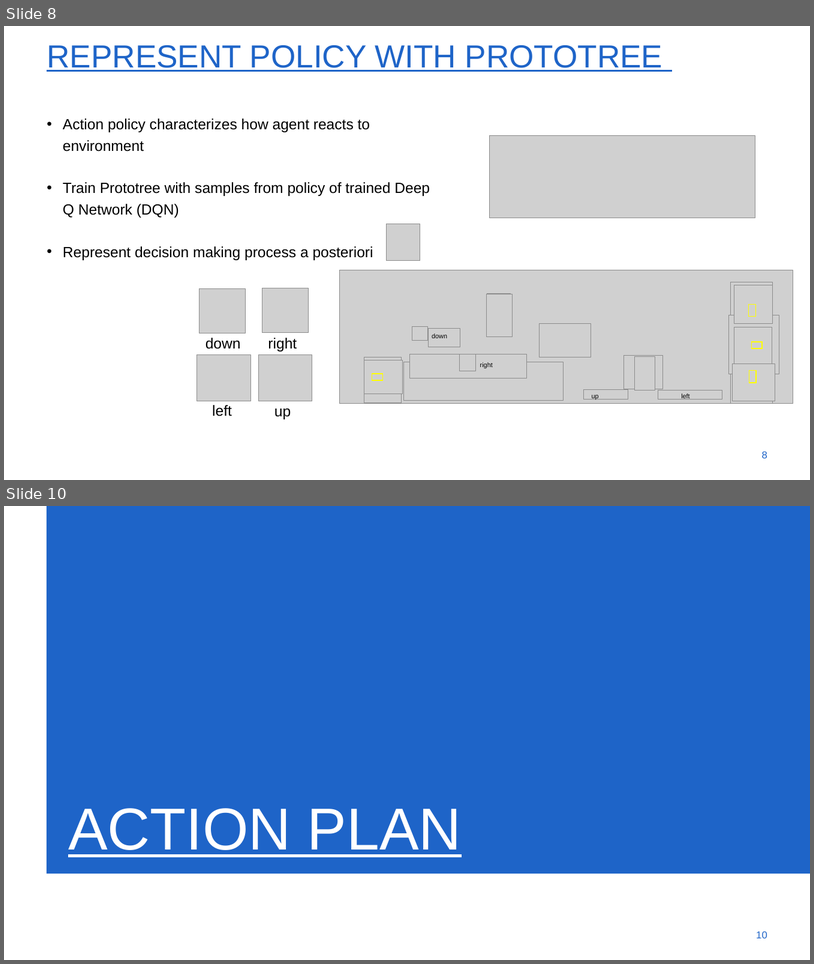
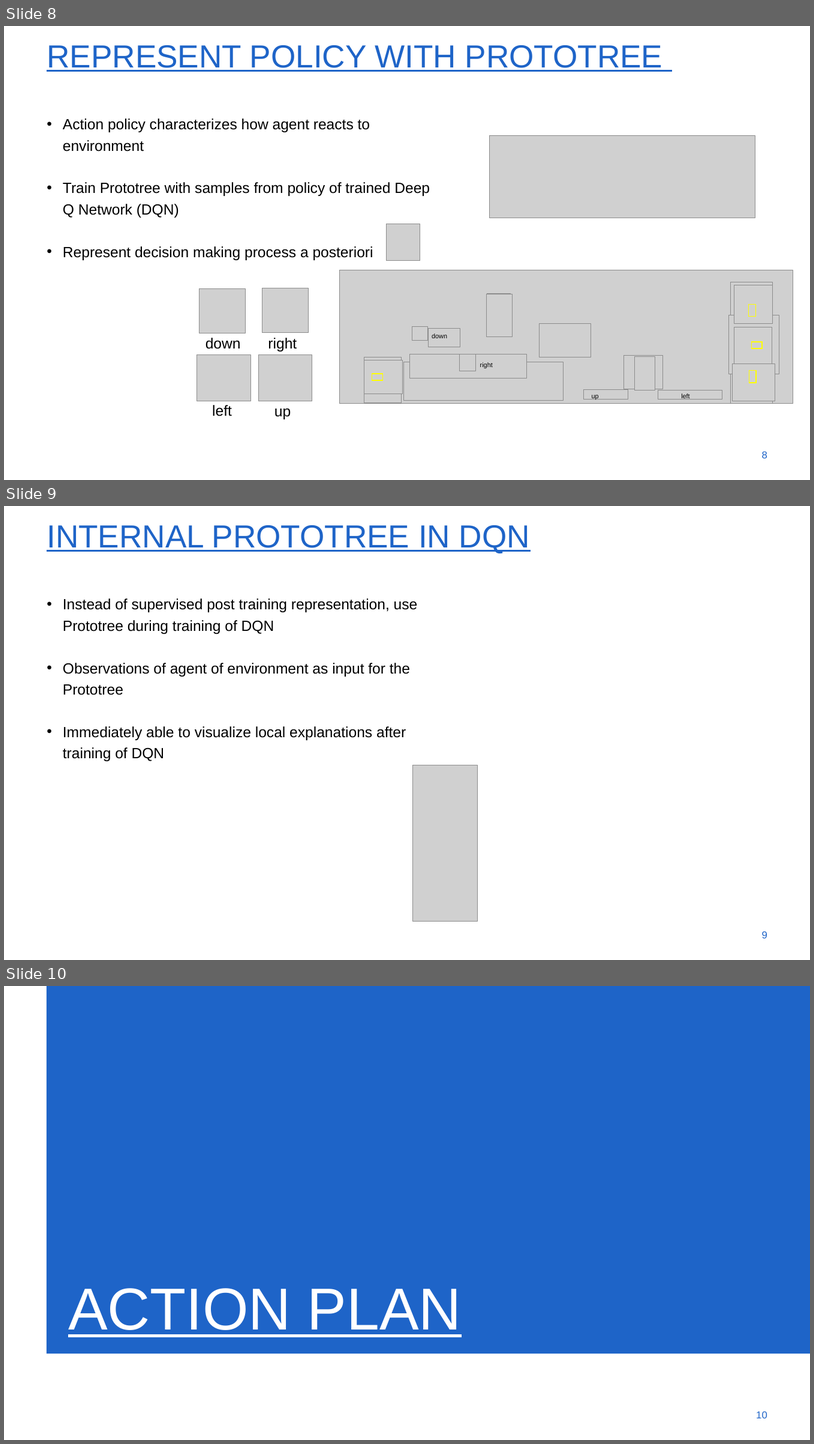
Before and after one commit to xdv6/MastersThesis, a slide deck: tussentijdse_presentatie/tussentijdse_presentatie_masterproef.potx. Shown one above the other, each under a label of ours: slides 8 and 10 before the commit, slides 8, 9 and 10 after it; the slides between them are not shown. The pictures are 814x964 and 814x1444 pixels, drawn with LibreOffice and Linux fonts; fonts in the diff are those of the drawing; grey boxes stand for pictures; background and template pictures are left out. Boxes give left, top, right and bottom in pixels: in the first picture for what was removed or moved away, otherwise in the second. Text is boxed around its words. In the diff, an @@ line names an element or a change of style, - is before the commit and + after.

```diff
--- a/tussentijdse_presentatie/tussentijdse_presentatie_masterproef.potx
+++ b/tussentijdse_presentatie/tussentijdse_presentatie_masterproef.potx
@@ slide 9 added at (4, 506, 810, 960), background #FFFFFF @@
@@ title added at (47, 525, 530, 553), 54 pt, text #1E64C8, underline @@
+INTERNAL PROTOTREE IN DQN
@@ text added at (63, 598, 418, 761), 25 pt, text #000000 @@
+• Instead of supervised post training representation, use Prototree during training of DQN
+• Observations of agent of environment as input for the Prototree
+• Immediately able to visualize local explanations after training of DQN
@@ picture added at (413, 765, 477, 921) @@
@@ page number added at (762, 931, 768, 938), 17.1 pt, text #1E64C8 @@
+9
```
Also in this commit, not shown: 1 slide changed.
